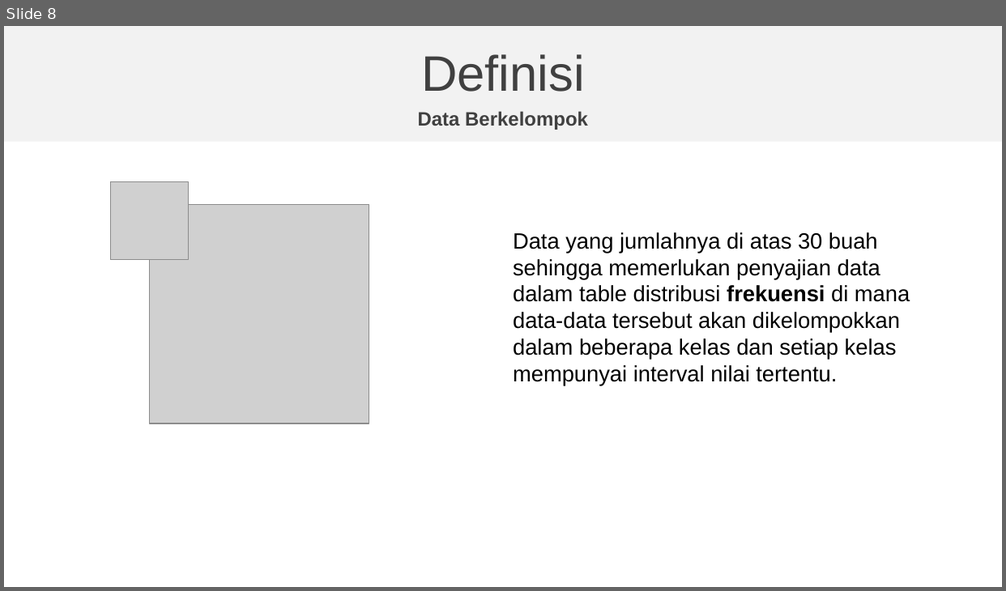
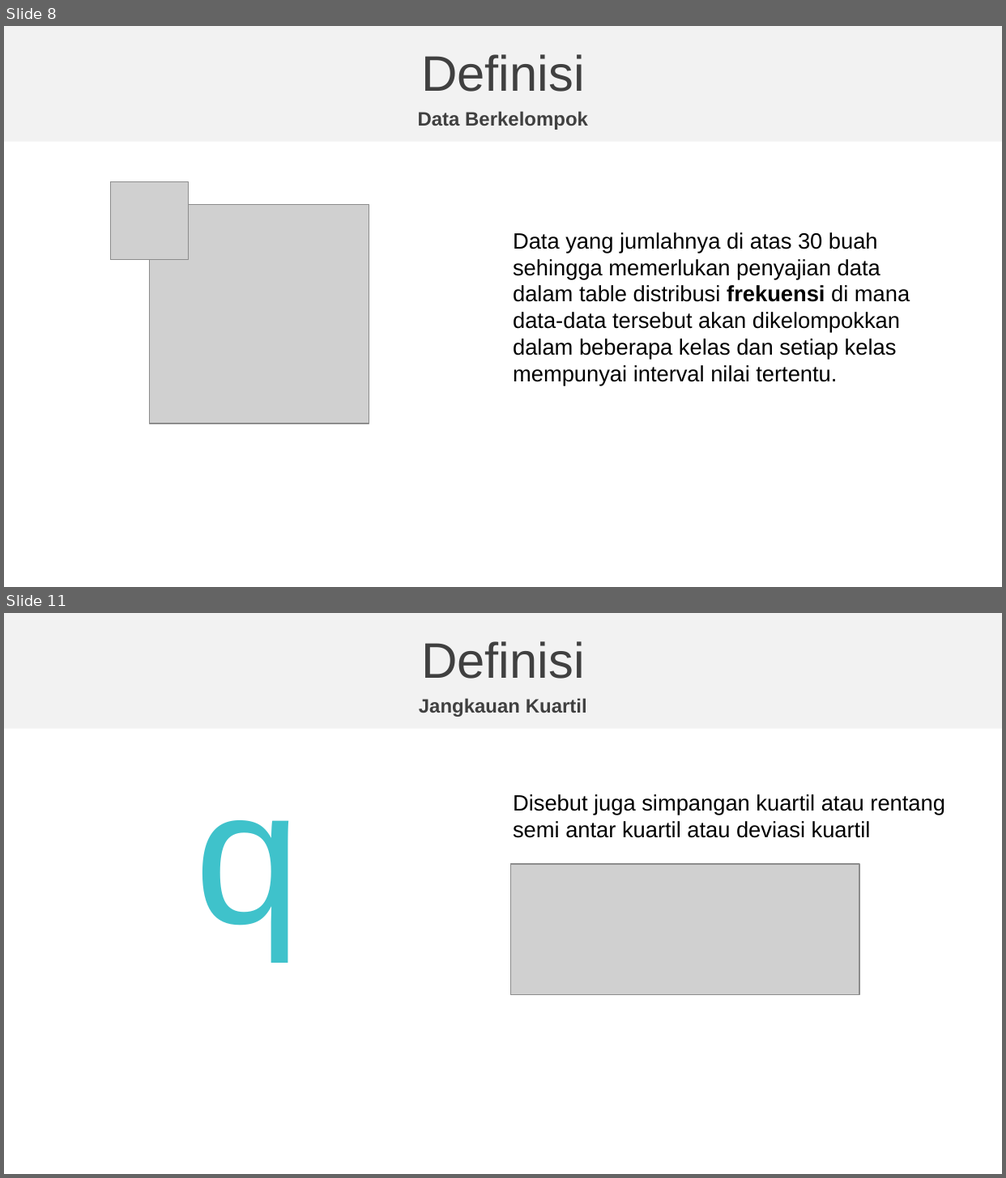
Before and after one commit to natacloud/statistika, a slide deck: Presentasi-Statistika-kelompok-3.pptx. Shown one above the other, each under a label of ours: slide 8 before the commit, slides 8 and 11 after it; the slides between them are not shown. The pictures are 1006x591 and 1006x1178 pixels, drawn with LibreOffice and Linux fonts; fonts in the diff are those of the drawing; grey boxes stand for pictures; background and template pictures are left out. Boxes give left, top, right and bottom in pixels: in the first picture for what was removed or moved away, otherwise in the second. Text is boxed around its words. In the diff, an @@ line names an element or a change of style, - is before the commit and + after.

Commit message:
Powerpoint Project definisi selesai

```diff
--- a/Presentasi-Statistika-kelompok-3.pptx
+++ b/Presentasi-Statistika-kelompok-3.pptx
@@ slide 11 added at box(4, 613, 1002, 1174), background picture (left out); not listed: 1 template element that a slide beside it also shows @@
@@ text added at box(421, 641, 585, 679), 36 pt, text #404040 @@
+Definisi
@@ text added at box(419, 698, 587, 717), 14 pt, text #404040, bold @@
+Jangkauan Kuartil
@@ text added at box(513, 794, 945, 838), 16 pt, text #000000 @@
+Disebut juga simpangan kuartil atau rentang
+semi antar kuartil atau deviasi kuartil
@@ text added at box(194, 820, 300, 957), 138 pt, text #3FC2CB @@
+q
@@ picture added at box(511, 864, 859, 995) @@
```
Also in this commit, not shown: 2 slides changed, 3 other slides added.
